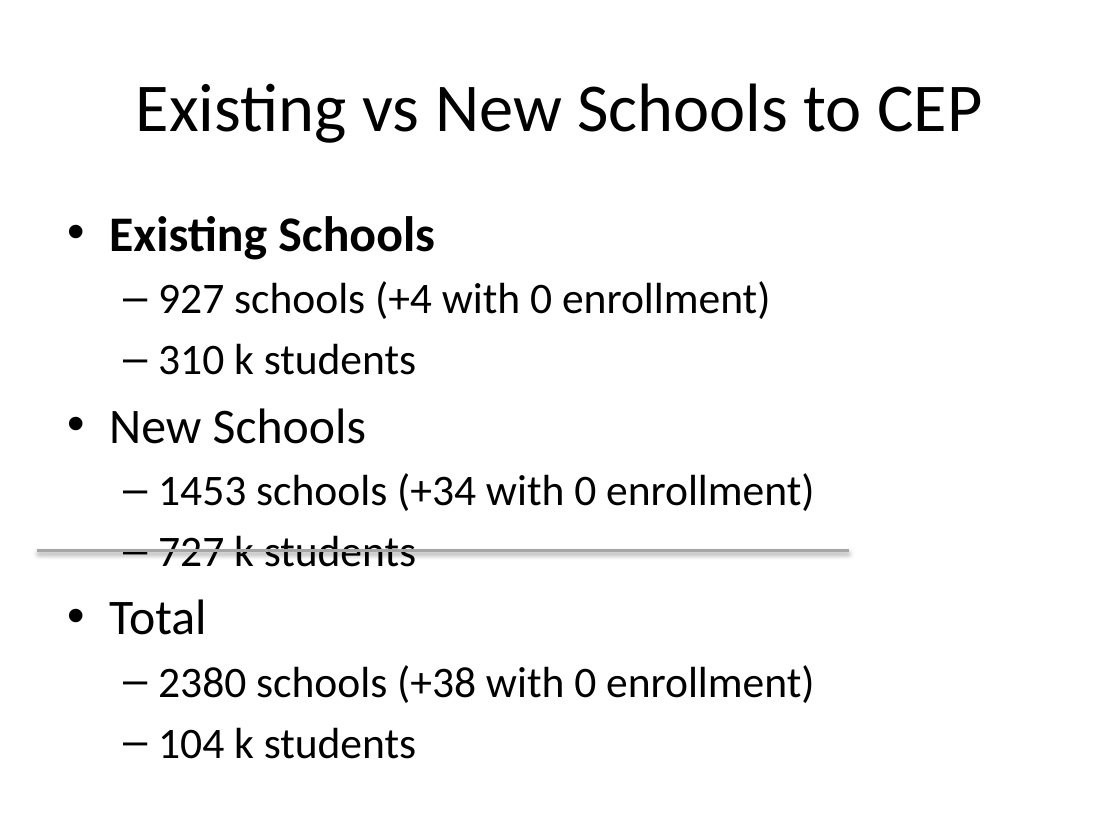
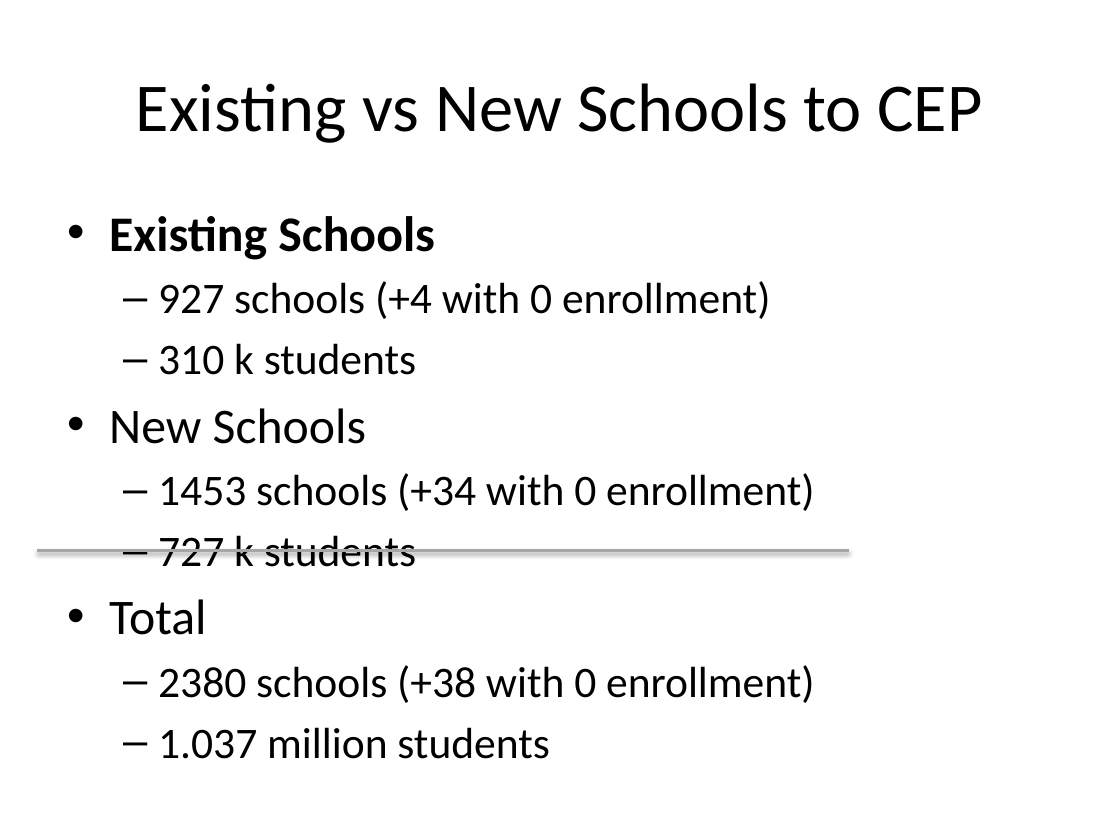
Before and after one commit to MODA-NYC/Project_SchoolLunch, a slide deck: slide 2 of presentations/DOEcheckin_2017-10-04.pptx. Drawn at 1120x840 pixels with LibreOffice and Linux fonts; fonts in the diff are those of the drawing. Boxes give left, top, right and bottom in pixels: in the first picture for what was removed or moved away, otherwise in the second. Text is boxed around its words. In the diff, an @@ line names an element or a change of style, - is before the commit and + after.

Commit message:
updated number in 2nd slide

```diff
--- a/presentations/DOEcheckin_2017-10-04.pptx
+++ b/presentations/DOEcheckin_2017-10-04.pptx
@@ text at box(158, 727, 549, 759): text changed @@
-  – 104 k students
+  – 1.037 million students
```
